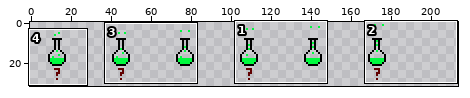
One commit to this sprite sheet: Bill Bai Erfan Yeganehfar SAFEGAMES/core/assets/Lv3Assets/PoisonSprite.png. The picture above shows the old version from afar; the outline marks the close-up.
Close-up. Before the commit:
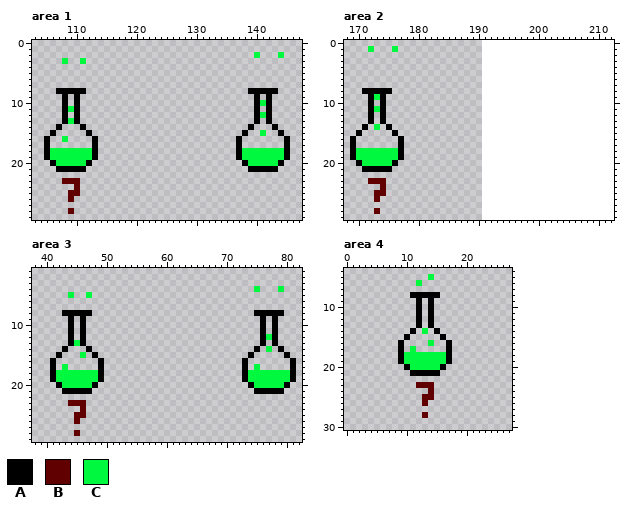
The file is 192x32 pixels. Shown: area 1: x 103..147, y 0..29; area 2: x 168..212, y 0..29; area 3: x 38..82, y 1..29; area 4: x 0..27, y 4..30. The old version is drawn lined up with the new one, on the new canvas. The wide view leaves out empty margins.
Palette (. is transparent): A #000000  B #610000  C #00f93e
Pixels before, area 1, first column x 105:
 2 ...................................C...C.
 3 ...C..C..................................
 4 .........................................
 5 .........................................
 6 .........................................
 7 .........................................
 8 ..AAAAA...........................AAAAA..
 9 ...A.A.............................A.A...
10 ...A.A.............................ACA...
11 ...ACA.............................A.A...
12 ...A.A.............................ACA...
13 ...ACA.............................A.A...
14 ..A...A...........................A...A..
15 .A.....A.........................A..C..A.
16 A..C....A.......................A.......A
17 A.......A.......................A.......A
18 ACCCCCCCA.......................ACCCCCCCA
19 ACCCCCCCA.......................ACCCCCCCA
20 .ACCCCCA.........................ACCCCCA.
21 ..AAAAA...........................AAAAA..
22 .........................................
23 ...BBB...................................
24 .....B...................................
25 ....BB...................................
26 ....B....................................
27 .........................................
28 ....B....................................
Pixels before, area 2, first column x 169:
 1 ...C...C.
 2 .........
 3 .........
 4 .........
 5 .........
 6 .........
 7 .........
 8 ..AAAAA..
 9 ...ACA...
10 ...A.A...
11 ...ACA...
12 ...A.A...
13 ...A.A...
14 ..A.C.A..
15 .A.....A.
16 A.......A
17 A.......A
18 ACCCCCCCA
19 ACCCCCCCA
20 .ACCCCCA.
21 ..AAAAA..
22 .........
23 ...BBB...
24 .....B...
25 ....BB...
26 ....B....
27 .........
28 ....B....
Pixels before, area 3, first column x 41:
 4 ..................................C...C..
 5 ...C..C..................................
 6 .........................................
 7 .........................................
 8 ..AAAAA...........................AAAAA..
 9 ...A.A.............................A.A...
10 ...A.A.............................A.A...
11 ...A.A.............................A.A...
12 ...A.A.............................ACA...
13 ...ACA.............................A.A...
14 ..A...A...........................A.C.A..
15 .A...C.A.........................A.....A.
16 A.......A.......................A.......A
17 A.C.....A.......................A.C.....A
18 ACCCCCCCA.......................ACCCCCCCA
19 ACCCCCCCA.......................ACCCCCCCA
20 .ACCCCCA.........................ACCCCCA.
21 ..AAAAA...........................AAAAA..
22 .........................................
23 ...BBB...................................
24 .....B...................................
25 ....BB...................................
26 ....B....................................
27 .........................................
28 ....B....................................
Pixels before, area 4, first column x 9:
 5 .....C...
 6 ...C.....
 7 .........
 8 ..AAAAA..
 9 ...A.A...
10 ...A.A...
11 ...A.A...
12 ...A.A...
13 ...A.A...
14 ..A.C.A..
15 .A.....A.
16 A....C..A
17 A.C.....A
18 ACCCCCCCA
19 ACCCCCCCA
20 .ACCCCCA.
21 ..AAAAA..
22 .........
23 ...BBB...
24 .....B...
25 ....BB...
26 ....B....
27 .........
28 ....B....
And afterwards:
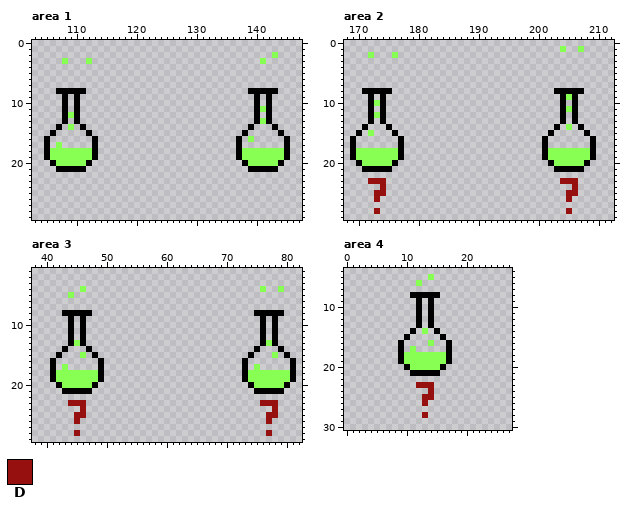
Colours new in this view: D #971010
Change:
canvas 192x32 -> 224x32, the old top-left corner now at -1,-1 (the part of the old canvas that was cut away was empty and is not shown)
colour C: #00f93e -> #87ff53
Changed rows in their new state; - is a pixel that keeps its letter.
Area 1:
first column x 111:
 2 -----------------------------.--C.
 3 .C----------------------------C---
first column x 107:
10 ----------------------------------.
11 --.-------------------------------C
12 --C-------------------------------.
13 --.-------------------------------C
14 --C--------------------------------
15 ----------------------------------.
16 -.------------------------------C--
17 C----------------------------------
first column x 108:
23 ...
24 --.
25 -..
26 -.-
28 -.-
Area 2:
first column x 172:
 1 .---.---------------------------C--C
 2 C---C-------------------------------
first column x 172:
 8 -------------------------------AAAAA--
 9 -.------------------------------ACA---
10 -C------------------------------A-A---
11 -.------------------------------ACA---
12 -C------------------------------A-A---
13 --------------------------------A-A---
14 -.-----------------------------A-C-A--
15 C-----------------------------A-----A-
16 -----------------------------A-------A
17 -----------------------------A-------A
18 -----------------------------ACCCCCCCA
19 -----------------------------ACCCCCCCA
20 ------------------------------ACCCCCA-
21 -------------------------------AAAAA--
23 DDD-----------------------------DDD---
24 --D-------------------------------D---
25 -DD------------------------------DD---
26 -D-------------------------------D----
28 -D-------------------------------D----
Area 3:
first column x 46:
 4 C----------------------------.C
 5 -.-----------------------------
first column x 77:
12 .-
13 C-
14 .-
15 -C
first column x 44:
23 DDD-----------------------------DDD
24 --D-------------------------------D
25 -DD------------------------------DD
26 -D-------------------------------D-
28 -D-------------------------------D-
Area 4:
first column x 12:
23 DDD
24 --D
25 -DD
26 -D-
28 -D-
